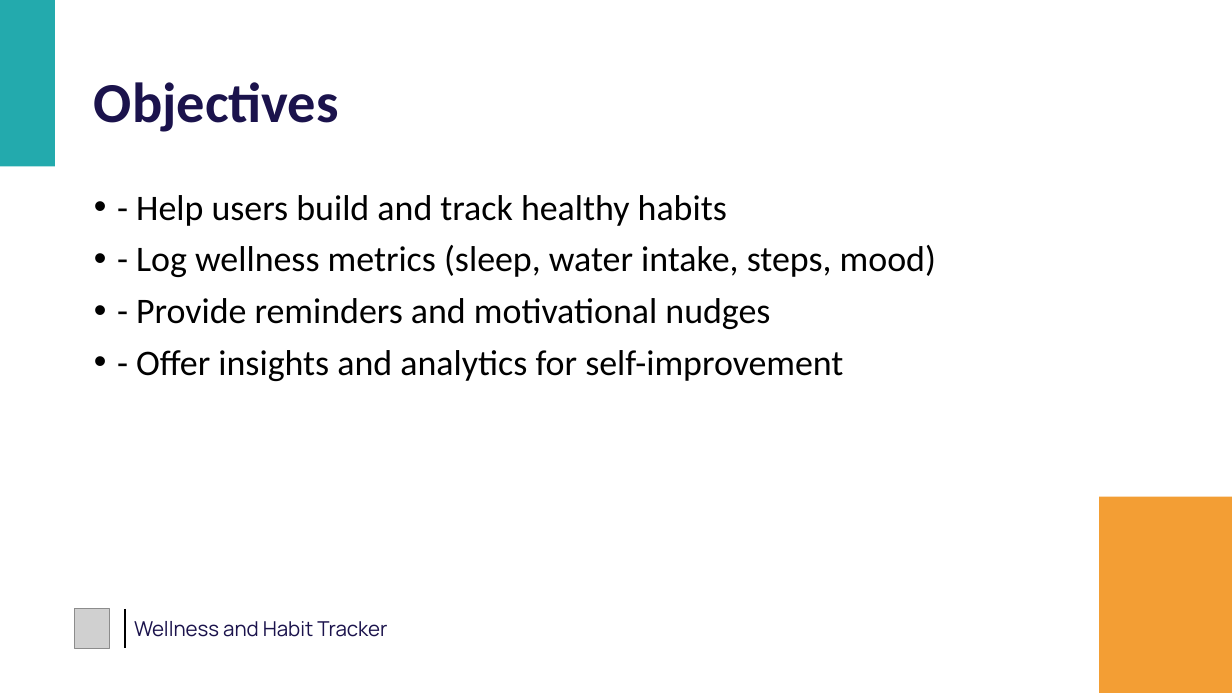
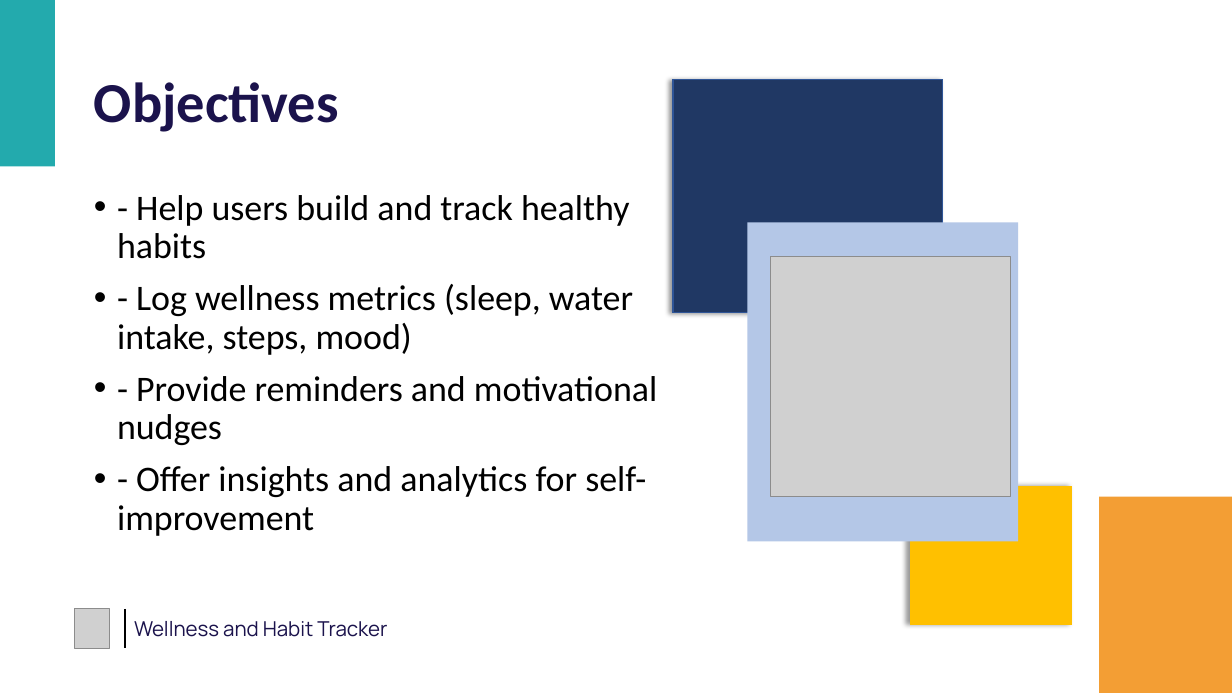
Before and after one commit to vaishnav2002-rma/wellness_habit_tracker, a slide deck: slide 4 of ZennialPro_Project_PPT.pptx. Drawn at 1232x693 pixels with LibreOffice and Linux fonts; fonts in the diff are those of the drawing; grey boxes stand for pictures. Boxes give left, top, right and bottom in pixels: in the first picture for what was removed or moved away, otherwise in the second. Text is boxed around its words. In the diff, an @@ line names an element or a change of style, - is before the commit and + after.

```diff
--- a/ZennialPro_Project_PPT.pptx
+++ b/ZennialPro_Project_PPT.pptx
@@ rectangle added at box(673, 79, 942, 312), fill #203864, outline #2F5597 1 pt @@
@@ text "- Help users build and ..." rewrapped from box(136, 195, 936, 381) to box(117, 195, 657, 536) @@
@@ rectangle added at box(748, 223, 1019, 542), fill #B4C7E7 @@
@@ picture added at box(771, 256, 1011, 496) @@
@@ rectangle added at box(910, 486, 1071, 624), fill #FFC000, outline #FFC000 1 pt @@
```
Also in this commit, not shown: 9 other slides changed, 2 slides added, 4 other files.
